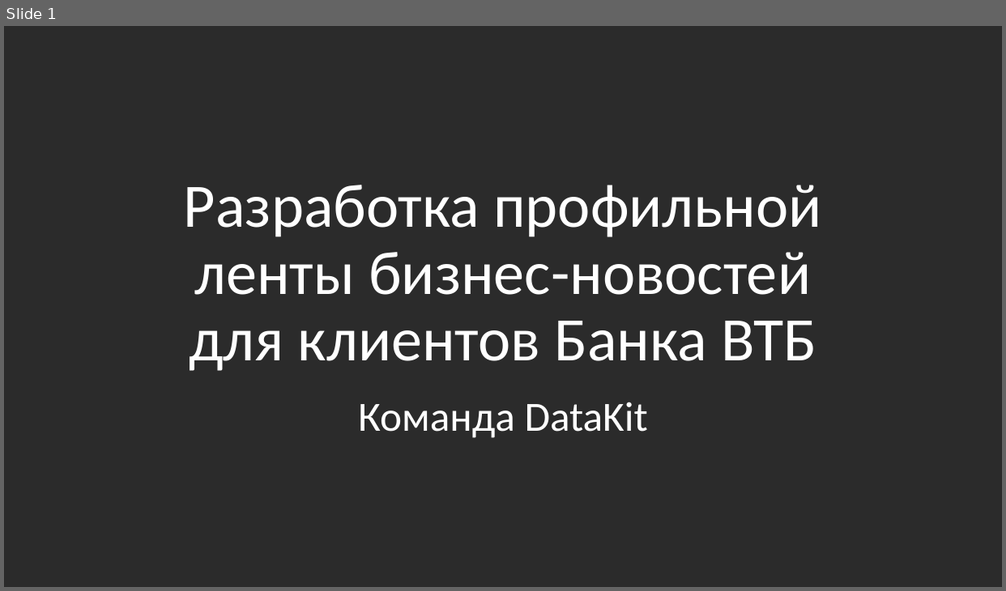
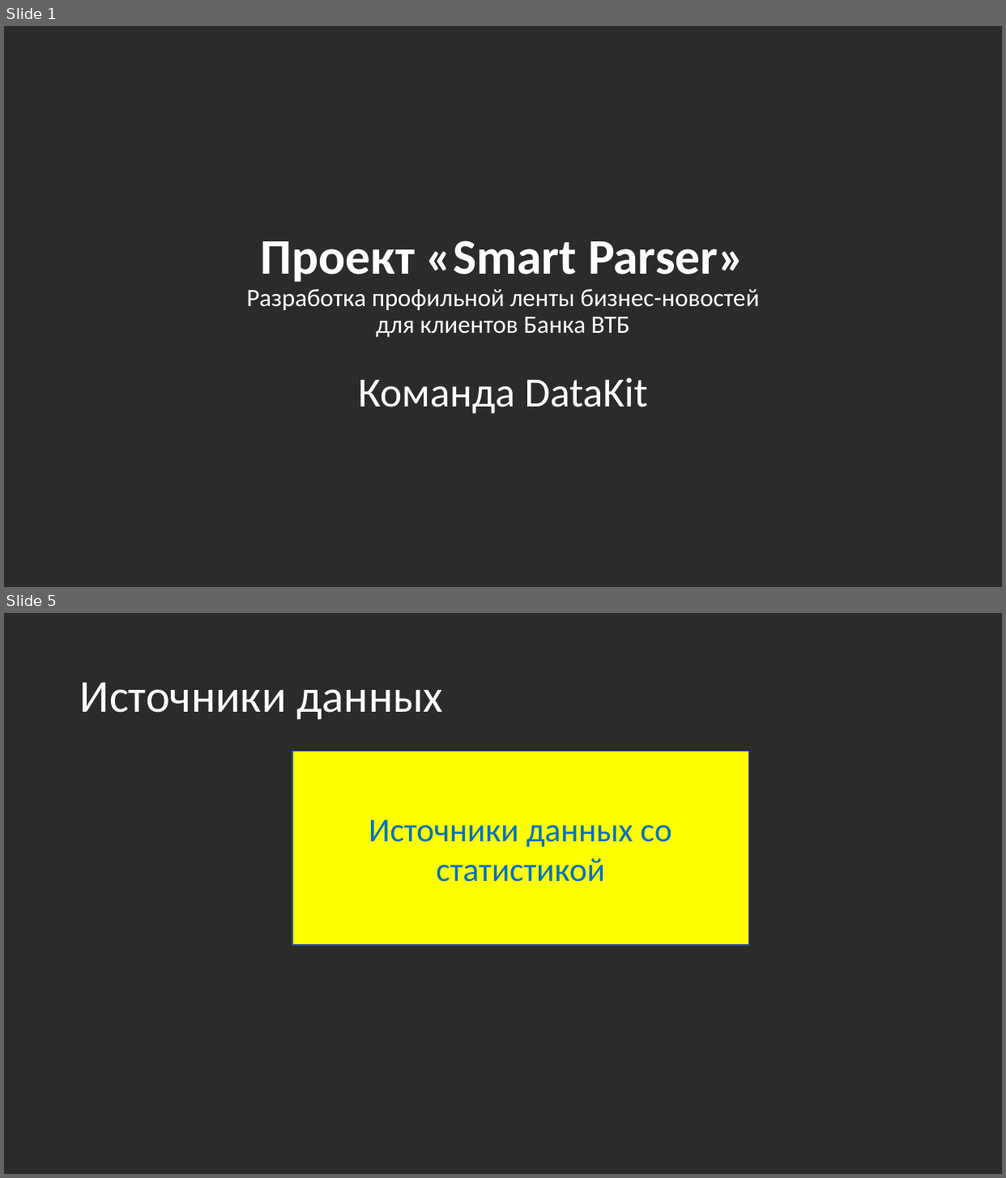
Before and after one commit to Murzik2020ai/smartparser, a slide deck: preza.pptx. Shown one above the other, each under a label of ours: slide 1 before the commit, slides 1 and 5 after it; the slides between them are not shown. The pictures are 1006x591 and 1006x1178 pixels, drawn with LibreOffice and Linux fonts; fonts in the diff are those of the drawing; background and template pictures are left out; a plain dark background stands for a picture behind light text. Boxes give left, top, right and bottom in pixels: in the first picture for what was removed or moved away, otherwise in the second. Text is boxed around its words. In the diff, an @@ line names an element or a change of style, - is before the commit and + after.

```diff
--- a/preza.pptx
+++ b/preza.pptx
@@ slide 5 added at (4,613,1002,1174), background picture (left out) @@
@@ title added at (80,682,443,720), 44 pt, text #FFFFFF @@
+Источники данных
@@ rectangle added at (292,752,749,945), fill #FFFF00, outline #325491 1 pt, 32 pt, text #0070C0 @@
+Источники данных со статистикой
@@ slide 1 changed as well @@
@@ title at (247,241,760,337): text changed; size 59.4 to 24 pt @@
-Разработка профильной ленты бизнес-новостей
-для клиентов Банка ВТБ
+Проект «Smart Parser»
+Разработка профильной ленты бизнес-новостей
+для клиентов Банка ВТБ
@@ subtitle "Команда DataKit": place and size @@
-subtitle "Команда DataKit" at (358,402,648,438)
+subtitle "Команда DataKit" at (358,378,648,414)
@@ subtitle "Команда DataKit" at (358,378,648,414): more space between paragraphs @@
```
Also in this commit, not shown: 4 other slides changed, 5 other slides added, 2 slides removed.
